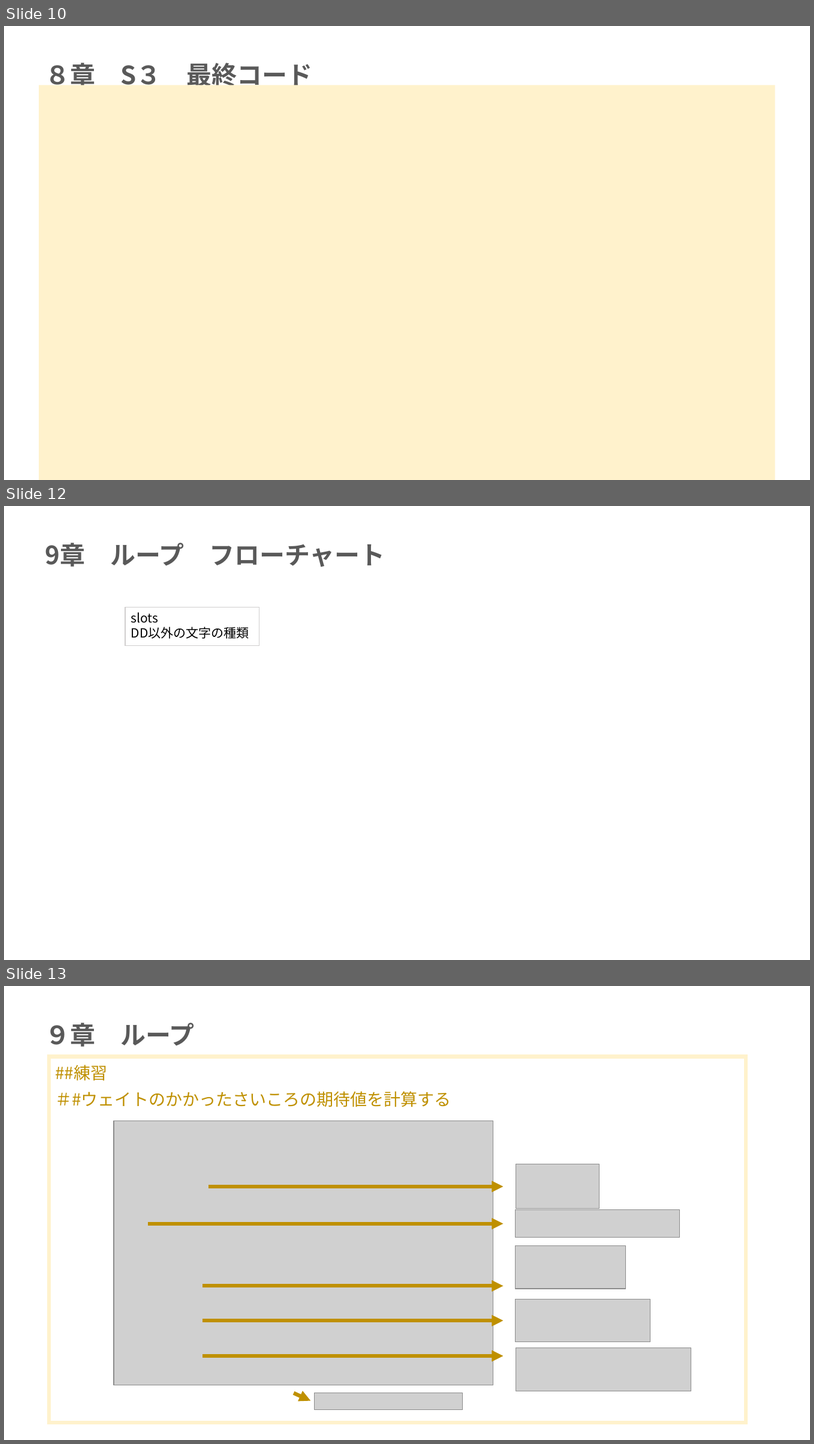
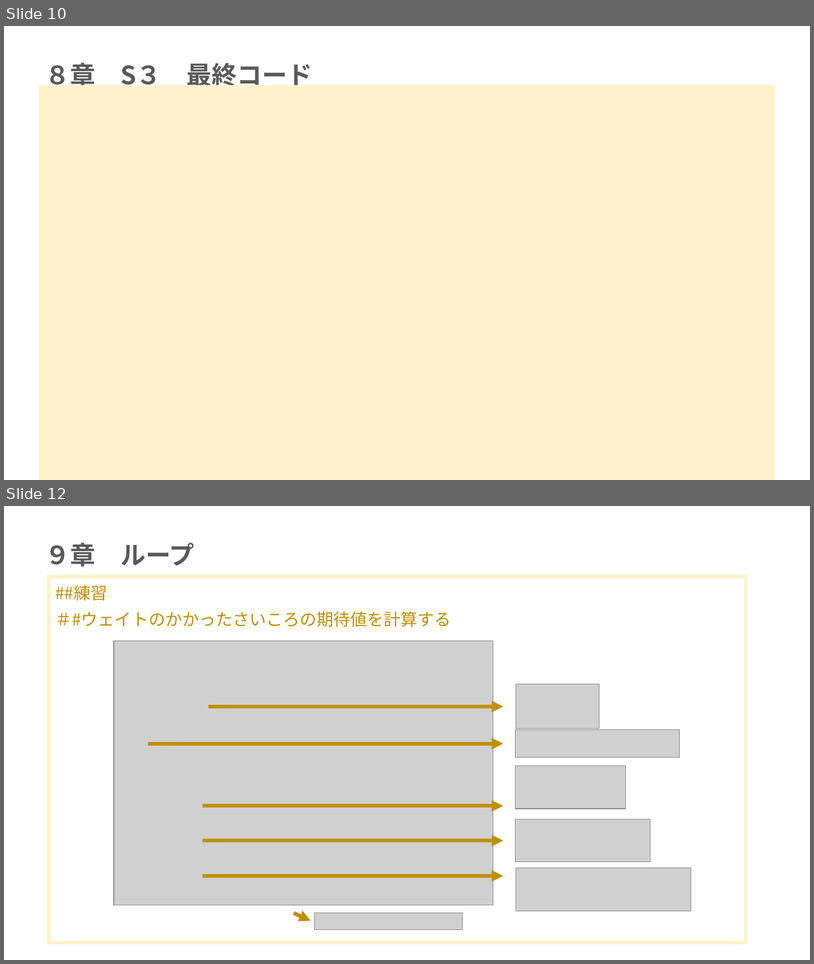
Before and after one commit to mei-517/r-practice-part3, a slide deck: 永井芽衣_Rpart3.pptx. Shown one above the other, each under a label of ours: slides 10, 12 and 13 before the commit, slides 10 and 12 after it; the slides between them are not shown. The pictures are 814x1444 and 814x964 pixels, drawn with LibreOffice and Linux fonts; fonts in the diff are those of the drawing; grey boxes stand for pictures. Boxes give left, top, right and bottom in pixels: in the first picture for what was removed or moved away, otherwise in the second. Text is boxed around its words. In the diff, an @@ line names an element or a change of style, - is before the commit and + after.

```diff
--- a/永井芽衣_Rpart3.pptx
+++ b/永井芽衣_Rpart3.pptx
@@ slide 12 removed at <box>4,506,810,960</box>, background #FFFFFF @@
@@ title removed at <box>45,543,385,567</box> @@
-9章 ループ フローチャート
@@ rectangle removed at <box>125,607,259,645</box> @@
-slots
-DD以外の文字の種類
@@ what was slide 13 is now slide 12 @@
```
Also in this commit, not shown: 5 slides changed, 2 slides added, 1 other slide removed, 1 other file.
